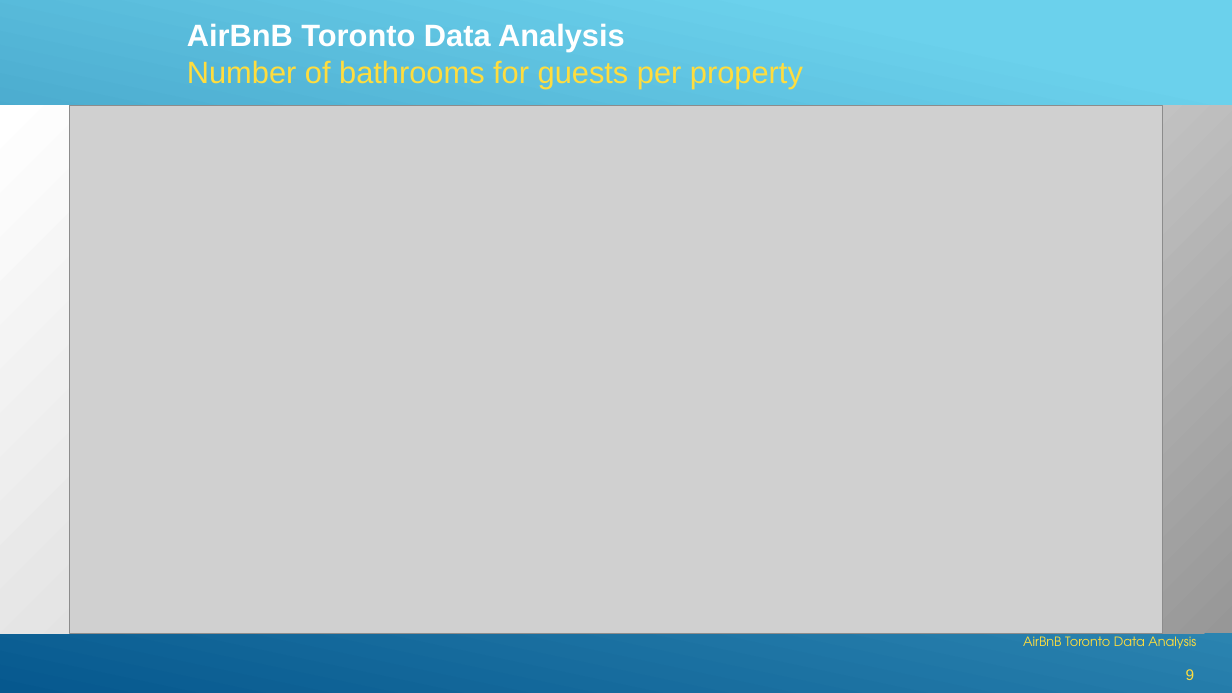
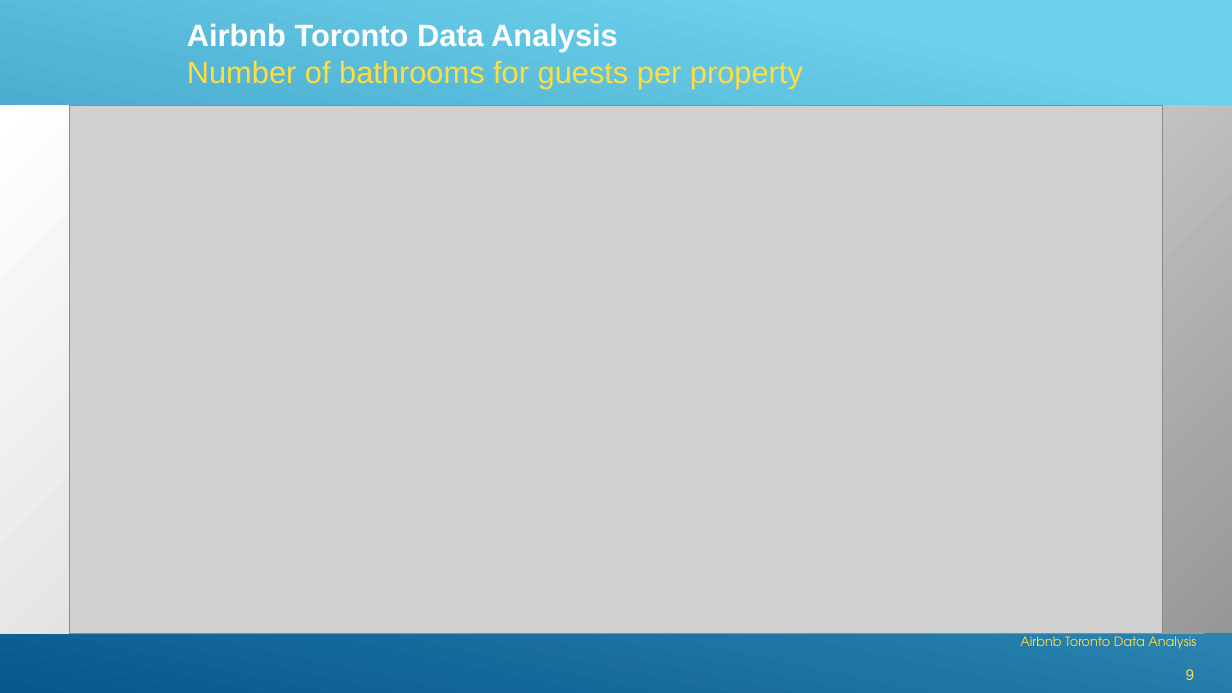
Before and after one commit to GSRichie/Final-Project-, a slide deck: slide 9 of AirBnB Toronto Data Analysis.pptx. Drawn at 1232x693 pixels with LibreOffice and Linux fonts; fonts in the diff are those of the drawing; grey boxes stand for pictures. Boxes give left, top, right and bottom in pixels: in the first picture for what was removed or moved away, otherwise in the second. Text is boxed around its words. In the diff, an @@ line names an element or a change of style, - is before the commit and + after.

```diff
--- a/AirBnB Toronto Data Analysis.pptx
+++ b/AirBnB Toronto Data Analysis.pptx
@@ text at box(187, 23, 803, 88): text changed @@
-AirBnB Toronto Data Analysis
-Number of bathrooms for guests per property
+Airbnb Toronto Data Analysis
+Number of bathrooms for guests per property
@@ text at box(1020, 633, 1196, 649): text changed @@
-AirBnB Toronto Data Analysis
+Airbnb Toronto Data Analysis
```
Also in this commit, not shown: 9 other slides changed, 3 slides added, 3 other files.
